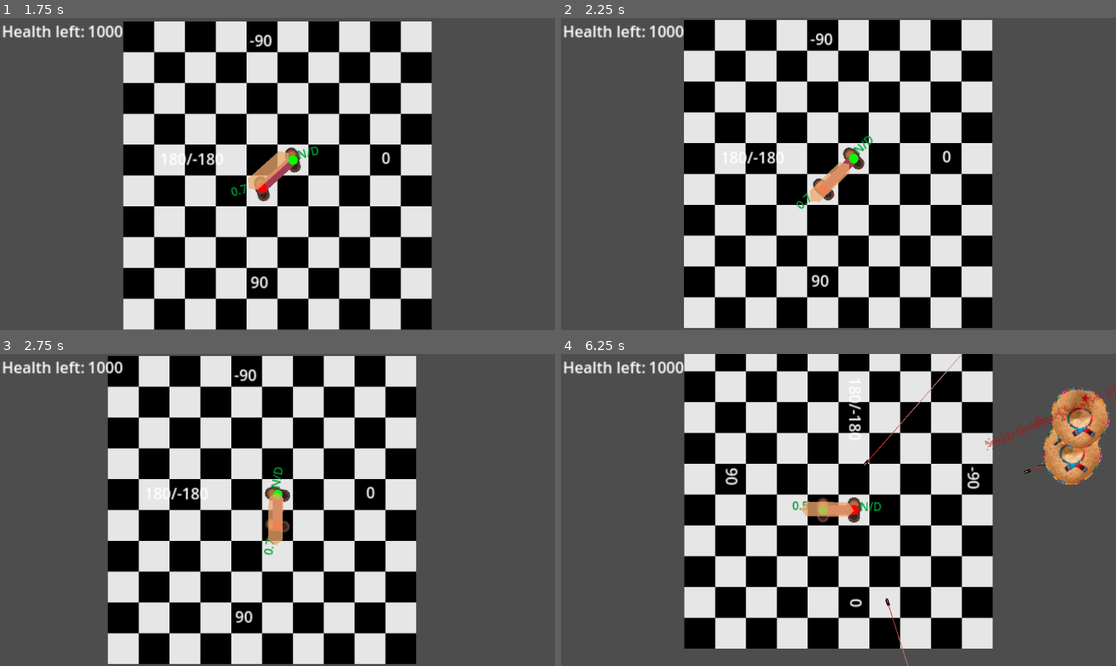
Above: before the commit, frames 1-4 (two rows, left to right).
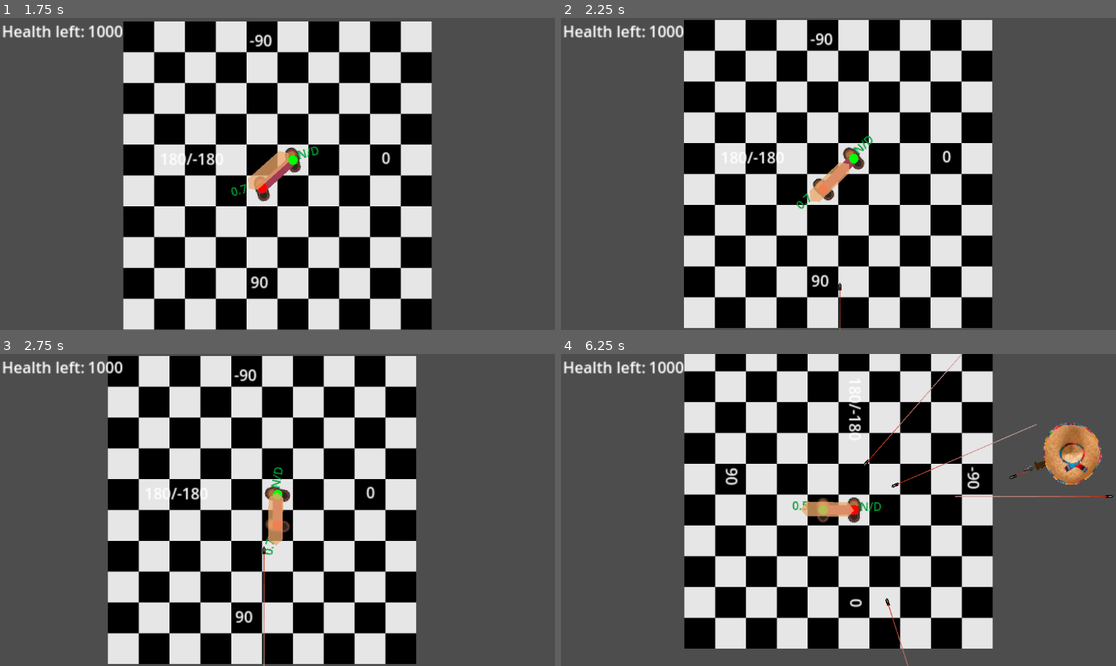
Above: after the commit, the same moments.

Repository: Meatplanter/Kelp_44
Game: Godot game, scene res://game.tscn
Two runs of this game, one before a commit and one after it. Both use one fixed random seed, a clock stepped at 60 frames per second and the inputs below.
Inputs:
- Up to frame 1 (1.75 s): tap Enter at 0.5 s; hold D (LS_move_right) 0.53-1.28 s; hold M (ChangeMode) 0.53-1.28 s; tap Space at 1.25 s; hold X (LS_move_down) from 1.28 s (still down); tap M (ChangeMode) at 1.35 s
- Up to frame 2 (2.25 s): release X (LS_move_down) at 2.03 s; hold D (LS_move_right) from 2.03 s (still down); hold M (ChangeMode) from 2.03 s (still down)
- Up to frame 3 (2.75 s): keep holding D (LS_move_right); keep holding M (ChangeMode)
- Up to frame 4 (6.25 s): release D (LS_move_right) at 2.78 s; release M (ChangeMode) at 2.78 s; hold Q (LS_move_leftup) 2.78-3.53 s; tap M (ChangeMode) at 2.85, 4.35, 5.85 s; hold M (ChangeMode) 3.53-4.28 s; hold A (LS_move_left) 3.53-5.03 s; hold X (LS_move_down) 5.03-5.78 s; hold M (ChangeMode) 5.03-5.78 s; hold D (LS_move_right) from 5.78 s (still down)

Frame 1 is identical in both runs. In frame 2, less than 0.1% of the frame differs, in the area x 49-51%, y 84-100%; in frame 3, 0.1%; in frame 4, 2.1%, in the area x 59-100%, y 10-47%.

Commit message:
Arm added / blood tweaks

Diff:
--- a/Bullet.gd
+++ b/Bullet.gd
@@ -46,10 +46,11 @@
 	if bulletContact == 0.0: bulletSlowdown = bulletSlowdown * Global.bulletSlowdown
 	travelledDistance += bulletSpeed * delta * Global.gameSpeed
 
-	if travelledDistance > bulletRange:
+	if travelledDistance > bulletRange*bulletSlowdown:
 		Global.bulletsDodged += 1
 		queue_free()
-
+	#print(bulletRange*bulletSlowdown,"  ",bulletSlowdown, " trav dist ",travelledDistance)
+	print(2/(pow(bulletSlowdown,5)))
 	#$SubViewport.size = Vector2(160,3) - Vector2(delta,3)
 
 func _on_body_entered(body: Node2D) -> void:
@@ -68,7 +69,7 @@
 	if $Bullet.is_visible_in_tree() == false:
 		var bloodTrail = bloodTrailScene.instantiate()
 		bloodTrail.rotation_degrees = randf_range(0,360)
-		bloodTrail.scale = Vector2(randf_range(0.5,2),randf_range(0.5,2))
+		bloodTrail.scale = Vector2(randf_range(1,2/(pow(bulletSlowdown,4))),randf_range(1,2/(pow(bulletSlowdown,4))))
 		bloodTrail.global_position = self.global_position
 		get_parent().add_child(bloodTrail)
 
--- a/CharBody.tscn
+++ b/CharBody.tscn
@@ -102,7 +102,7 @@
 [node name="Gun" parent="." instance=ExtResource("5_iaqfm")]
 light_mask = 3
 visibility_layer = 3
-position = Vector2(16, 0)
+position = Vector2(33, 0)
 
 [node name="Timer" type="Timer" parent="."]
 wait_time = 2.0
--- a/game.tscn
+++ b/game.tscn
@@ -1,7 +1,8 @@
-[gd_scene load_steps=7 format=4 uid="uid://i7ssqk3udw6h"]
+[gd_scene load_steps=8 format=4 uid="uid://i7ssqk3udw6h"]
 
 [ext_resource type="Texture2D" uid="uid://3sssh4smi3wv" path="res://Assets/Resized.png" id="1_e2o6t"]
 [ext_resource type="Script" uid="uid://cxp434ialc278" path="res://game.gd" id="1_fc0e3"]
+[ext_resource type="PackedScene" uid="uid://bocd6tqhioqxg" path="res://Bullet.tscn" id="4_fc0e3"]
 [ext_resource type="PackedScene" uid="uid://vpi5u34tocl" path="res://CharBody.tscn" id="5_7jktm"]
 
 [sub_resource type="TileSetAtlasSource" id="TileSetAtlasSource_fc0e3"]
@@ -73,5 +74,9 @@
 offset_bottom = -113.0
 text = "-90"
 
+[node name="Bullet" parent="." instance=ExtResource("4_fc0e3")]
+position = Vector2(18, 276)
+rotation = -1.57079
+
 [connection signal="timeout" from="BulletSpawnTime" to="." method="_on_bullet_spawn_time_timeout"]
 [connection signal="timeout" from="SlomoBulletSpawnTime" to="." method="_on_slomo_bullet_spawn_time_timeout"]
--- a/global.gd
+++ b/global.gd
@@ -50,7 +50,7 @@
 var aimingSpeed = 1 * gameSpeed
 var bulletSpeed = 150
 var bulletRange = 1000
-var bulletSlowdown = 0.999
+var bulletSlowdown = 0.998
 
 
 #enemy
--- a/gun.gd
+++ b/gun.gd
@@ -73,7 +73,7 @@
 		$SlomoShootTimer.set_paused(1)
 
 	aimingSpeed = Global.aimingSpeed / Global.gameSpeed
-	print(aimingSpeed)
+
 
 func shoot():
 	const BULLET = preload("res://Bullet.tscn")
--- a/gun.tscn
+++ b/gun.tscn
@@ -1,7 +1,8 @@
-[gd_scene load_steps=4 format=3 uid="uid://27towt3jaocl"]
+[gd_scene load_steps=5 format=3 uid="uid://27towt3jaocl"]
 
 [ext_resource type="Script" uid="uid://dktqxutrtm32m" path="res://gun.gd" id="1_dk5gl"]
 [ext_resource type="Texture2D" uid="uid://bs1qakvfa2h7s" path="res://Assets/Revolver.png" id="1_vk1bi"]
+[ext_resource type="Texture2D" uid="uid://2ky28yqw5i71" path="res://Assets/SleeveForearm.png" id="3_kw0bs"]
 
 [sub_resource type="CircleShape2D" id="CircleShape2D_dk5gl"]
 radius = 200.0
@@ -18,7 +19,7 @@
 
 [node name="Revolver" type="Sprite2D" parent="WeaponPivot"]
 texture_filter = 1
-position = Vector2(32, 0)
+position = Vector2(48, 0)
 texture = ExtResource("1_vk1bi")
 
 [node name="ShootingPoint" type="Marker2D" parent="WeaponPivot/Revolver"]
@@ -32,5 +33,20 @@
 wait_time = 10.0
 autostart = true
 
+[node name="ElbowPivot" type="Marker2D" parent="."]
+position = Vector2(21, 0)
+
+[node name="SleeveForearm" type="Sprite2D" parent="ElbowPivot"]
+texture_filter = 1
+position = Vector2(11, 0)
+scale = Vector2(0.625, 1)
+texture = ExtResource("3_kw0bs")
+
+[node name="SleeveForearm" type="Sprite2D" parent="."]
+texture_filter = 1
+position = Vector2(11.75, 0)
+scale = Vector2(0.734375, 1)
+texture = ExtResource("3_kw0bs")
+
 [connection signal="timeout" from="ShootTimer" to="." method="_on_shoot_timer_timeout"]
 [connection signal="timeout" from="SlomoShootTimer" to="." method="_on_slomo_shoot_timer_timeout"]
Binary file added: Assets/SleeveForearm.png
Not shown, added: Assets/SleeveForearm.png.import
